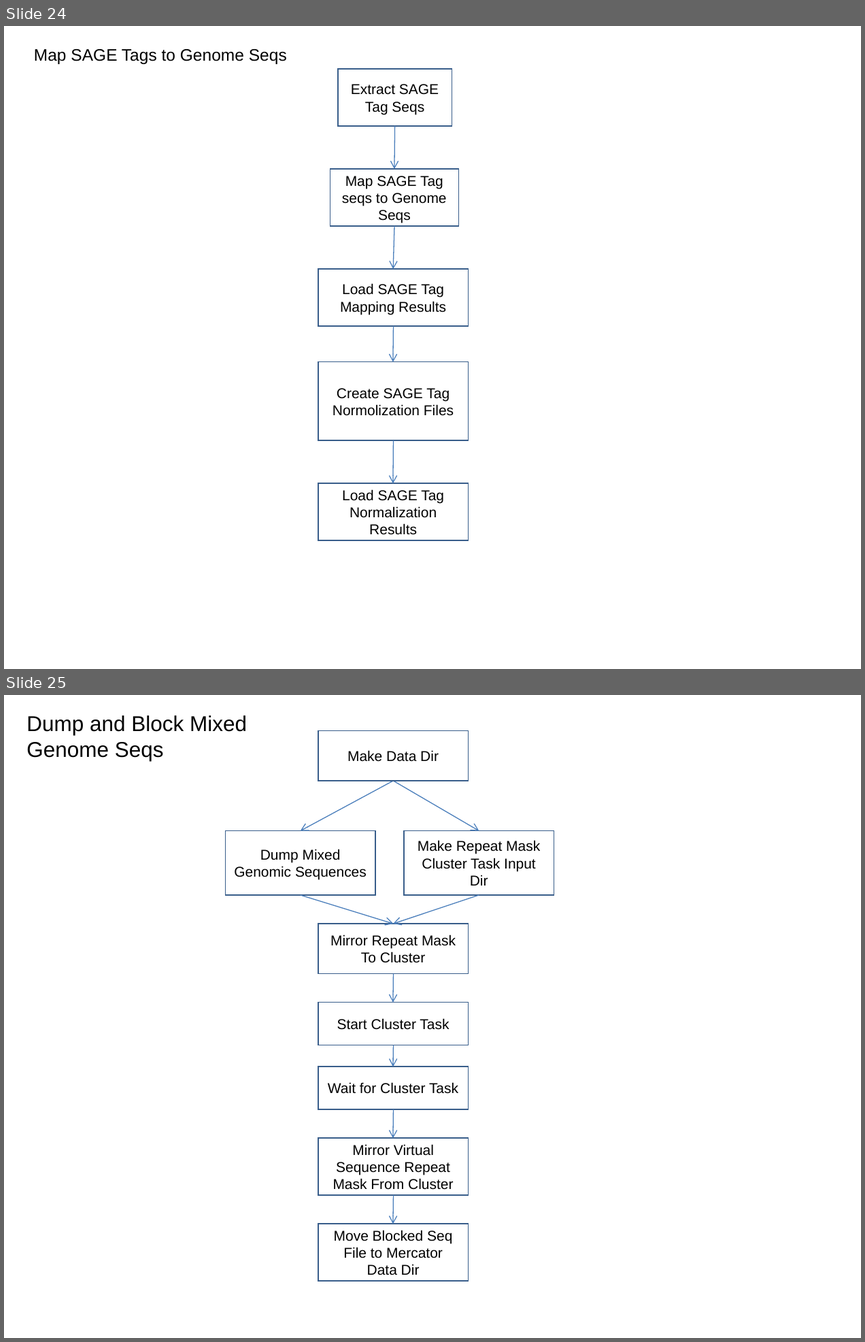
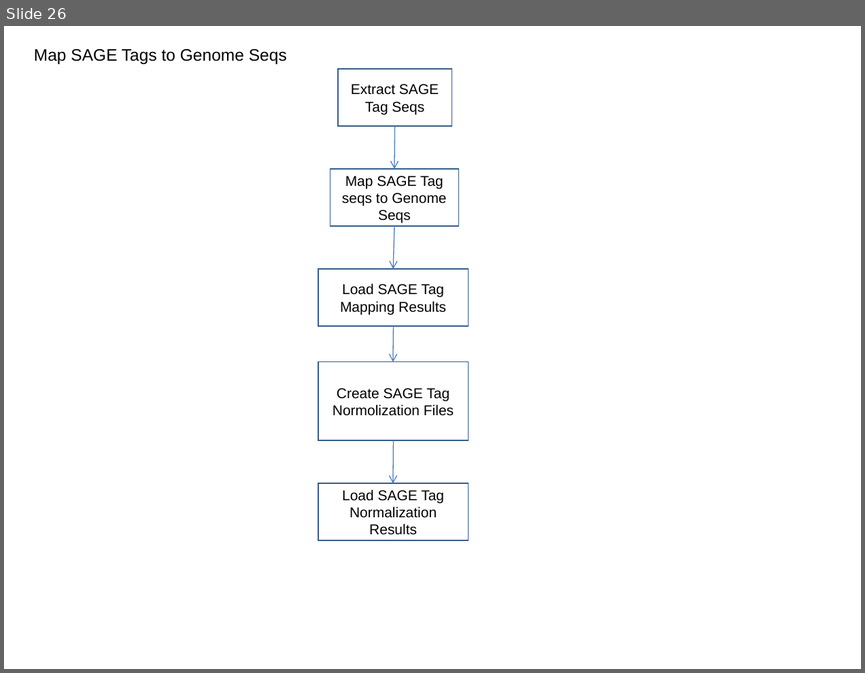
Before and after one commit to VEuPathDB/ApiCommonWorkflow, a slide deck: Main/doc/IntegratedWorkflow.ppt. Shown one above the other, each under a label of ours: slides 24 and 25 before the commit, slide 26 after it. The pictures are 865x1342 and 865x673 pixels, drawn with LibreOffice and Linux fonts; fonts in the diff are those of the drawing. Boxes give left, top, right and bottom in pixels: in the first picture for what was removed or moved away, otherwise in the second. Text is boxed around its words. In the diff, an @@ line names an element or a change of style, - is before the commit and + after.

```diff
--- a/Main/doc/IntegratedWorkflow.ppt
+++ b/Main/doc/IntegratedWorkflow.ppt
@@ slide 25 removed at [4, 695, 861, 1338], background #FFFFFF @@
@@ text removed at [26, 715, 247, 761] @@
-Dump and Block Mixed Genome Seqs
@@ rectangle removed at [318, 731, 468, 781] @@
-Make Data Dir
@@ arrow removed from (393, 781) to (300, 830) @@
@@ arrow removed from (393, 781) to (479, 830) @@
@@ rectangle removed at [225, 830, 375, 895] @@
-Dump Mixed Genomic Sequences
@@ rectangle removed at [404, 830, 554, 895] @@
-Make Repeat Mask Cluster Task Input Dir
@@ arrow removed from (300, 895) to (393, 923) @@
@@ arrow removed from (479, 895) to (393, 923) @@
@@ rectangle removed at [318, 923, 468, 974] @@
-Mirror Repeat Mask To Cluster
@@ arrow removed from (393, 974) to (393, 1002) @@
@@ rectangle removed at [318, 1002, 468, 1045] @@
-Start Cluster Task
@@ arrow removed from (393, 1045) to (393, 1067) @@
@@ rectangle removed at [318, 1066, 468, 1109] @@
-Wait for Cluster Task
@@ arrow removed from (393, 1109) to (393, 1138) @@
@@ rectangle removed at [318, 1138, 468, 1195] @@
-Mirror Virtual Sequence Repeat Mask From Cluster
@@ arrow removed from (393, 1195) to (393, 1223) @@
@@ rectangle removed at [318, 1223, 468, 1281] @@
-Move Blocked Seq File to Mercator Data Dir
@@ what was slide 24 is now slide 26 @@
```
Also in this commit, not shown: 8 slides changed, 4 slides added.
